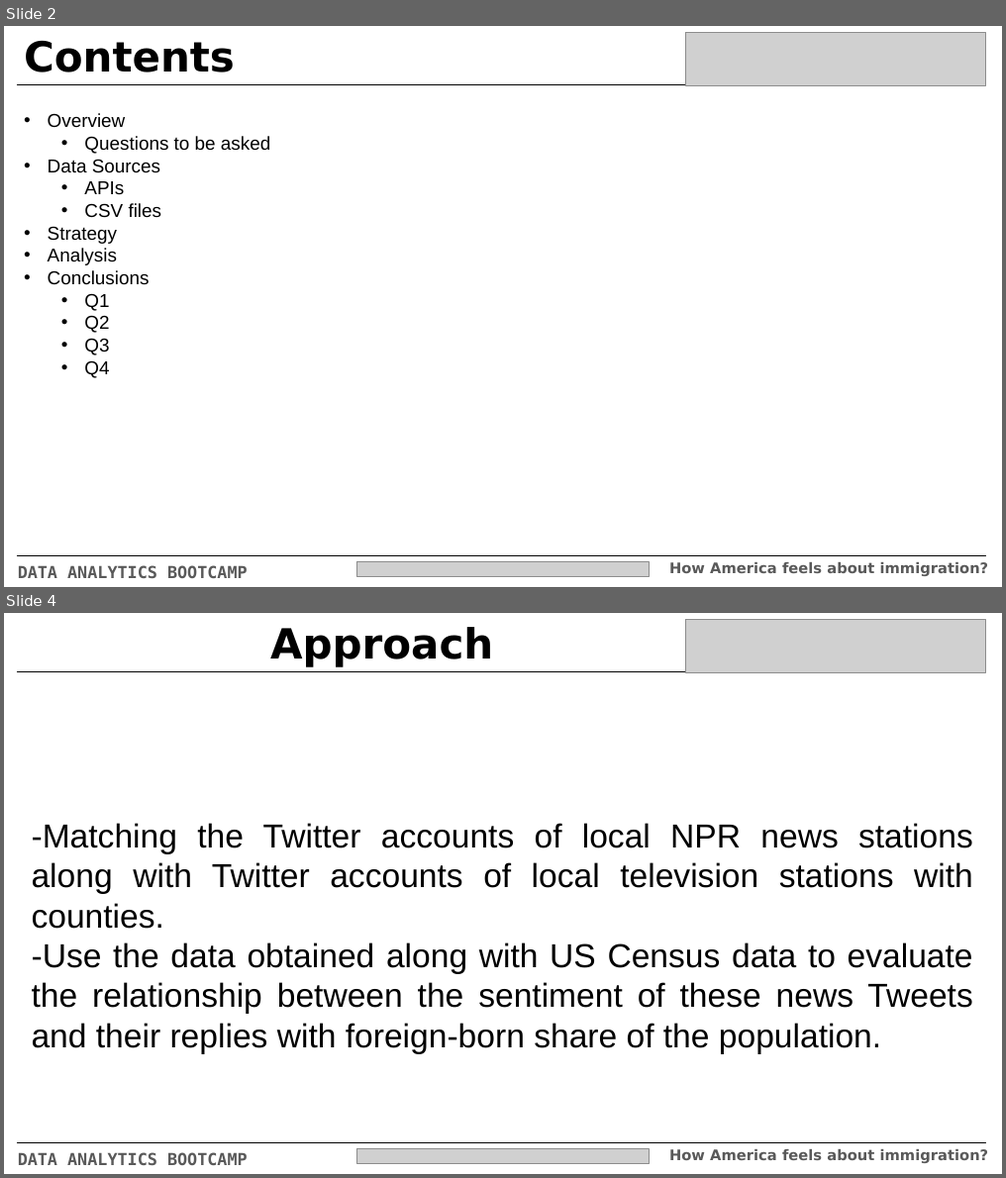
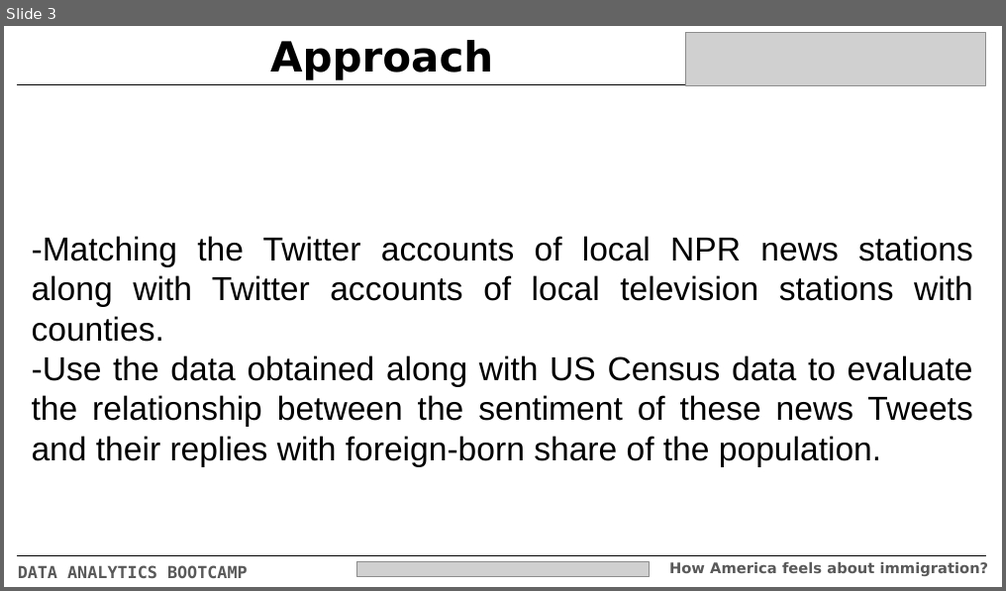
Before and after one commit to jmendiola84/Team_5, a slide deck: Project 1 - Data Analytics.pptx. Shown one above the other, each under a label of ours: slides 2 and 4 before the commit, slide 3 after it; the slides between them are not shown. The pictures are 1006x1178 and 1006x591 pixels, drawn with LibreOffice and Linux fonts; fonts in the diff are those of the drawing; grey boxes stand for pictures. Boxes give left, top, right and bottom in pixels: in the first picture for what was removed or moved away, otherwise in the second. Text is boxed around its words. In the diff, an @@ line names an element or a change of style, - is before the commit and + after.

```diff
--- a/Project 1 - Data Analytics.pptx
+++ b/Project 1 - Data Analytics.pptx
@@ slide 2 removed at bbox=[4, 26, 1002, 587], background #FFFFFF at 46% opacity @@
@@ text removed at bbox=[24, 41, 235, 73] @@
-Contents
@@ picture removed at bbox=[686, 33, 986, 85] @@
@@ line removed from (17, 85) to (986, 85) @@
@@ text removed at bbox=[48, 113, 270, 378] @@
-• Overview
-  • Questions to be asked
-• Data Sources
-  • APIs
-  • CSV files
-• Strategy
-• Analysis
-• Conclusions
-  • Q1
-  • Q2
-  • Q3
-  • Q4
@@ line removed from (17, 556) to (986, 556) @@
@@ text removed at bbox=[18, 566, 248, 578] @@
-DATA ANALYTICS BOOTCAMP
@@ picture removed at bbox=[356, 562, 649, 577] @@
@@ text removed at bbox=[669, 563, 989, 576] @@
-How America feels about immigration?
@@ what was slide 4 is now slide 3 @@
```
Also in this commit, not shown: 4 slides changed, 2 slides added.
